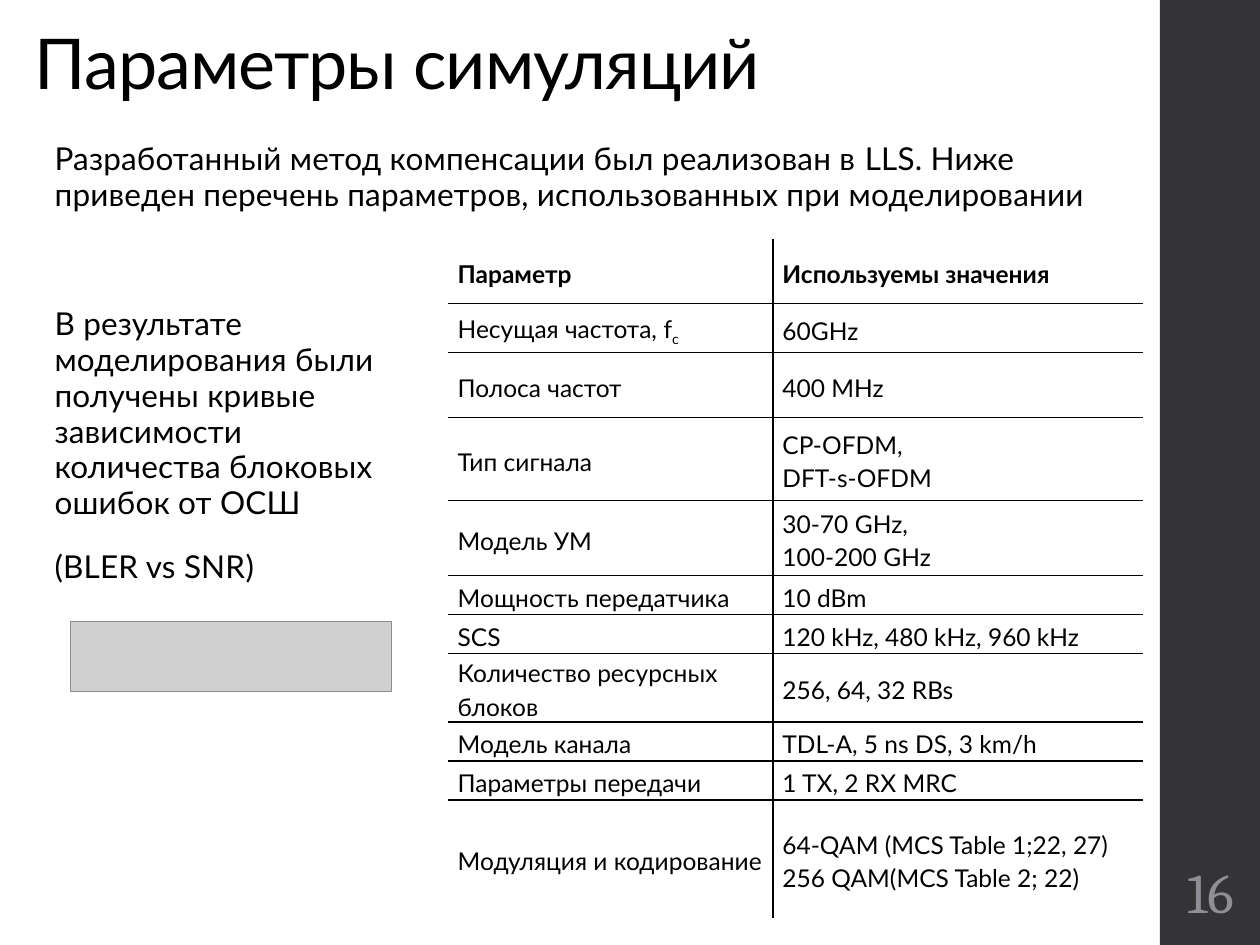
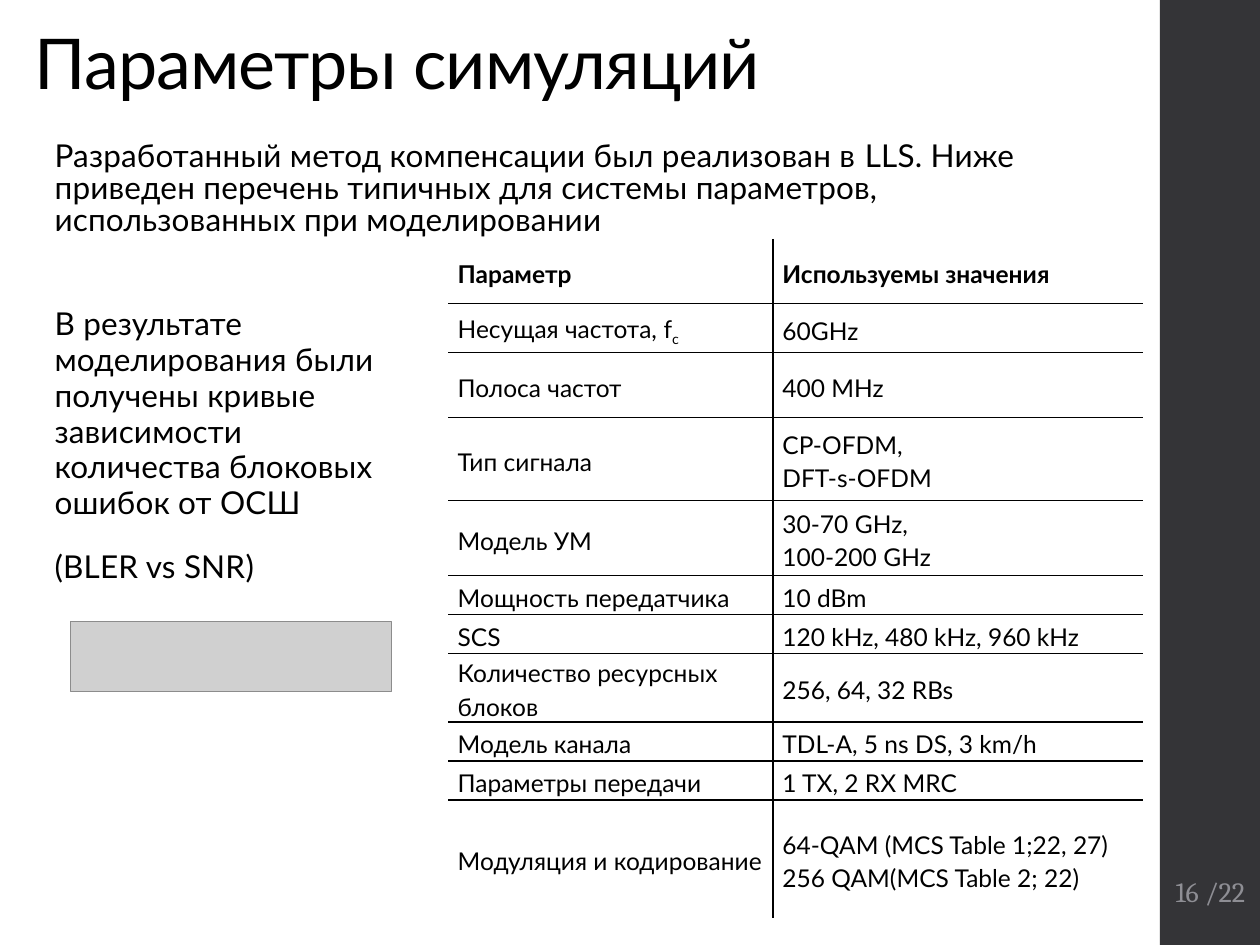
Before and after one commit to kannab98/graduation-paper, a slide deck: slide 16 of Presentation.pptx. Drawn at 1260x945 pixels with LibreOffice and Linux fonts; fonts in the diff are those of the drawing; grey boxes stand for pictures. Boxes give left, top, right and bottom in pixels: in the first picture for what was removed or moved away, otherwise in the second. Text is boxed around its words. In the diff, an @@ line names an element or a change of style, - is before the commit and + after.

```diff
--- a/Presentation.pptx
+++ b/Presentation.pptx
@@ text at (55,144,1014,237): text changed @@
-Разработанный метод компенсации был реализован в LLS. Ниже приведен перечень параметров, использованных при моделировании
+Разработанный метод компенсации был реализован в LLS. Ниже приведен перечень типичных для системы параметров, использованных при моделировании
@@ page number at (1176,883,1245,905): text changed; size 32 to 16 pt @@
-16
+16 /22
```
Also in this commit, not shown: 11 other slides changed, 1 slide added, 1 other file.
